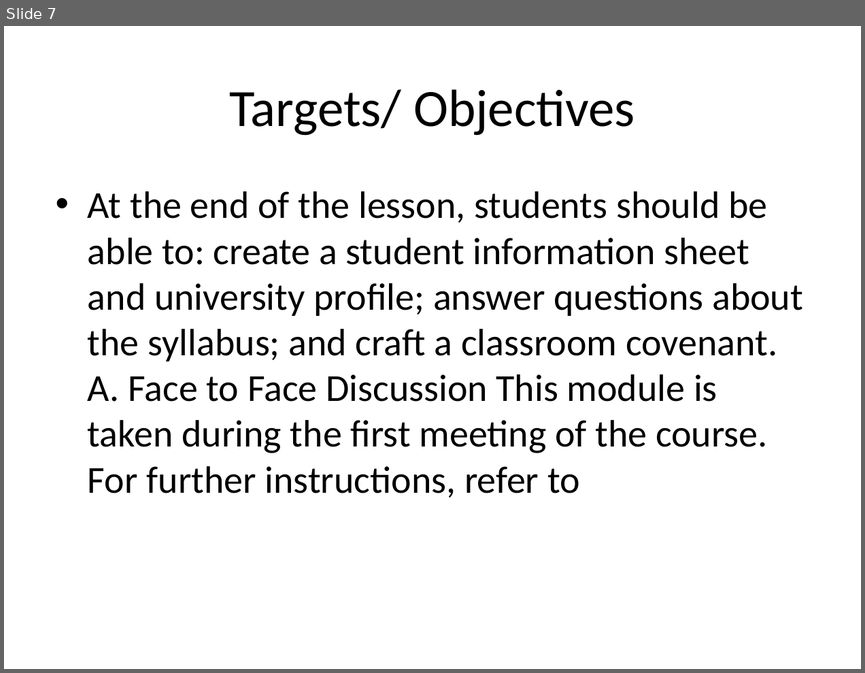
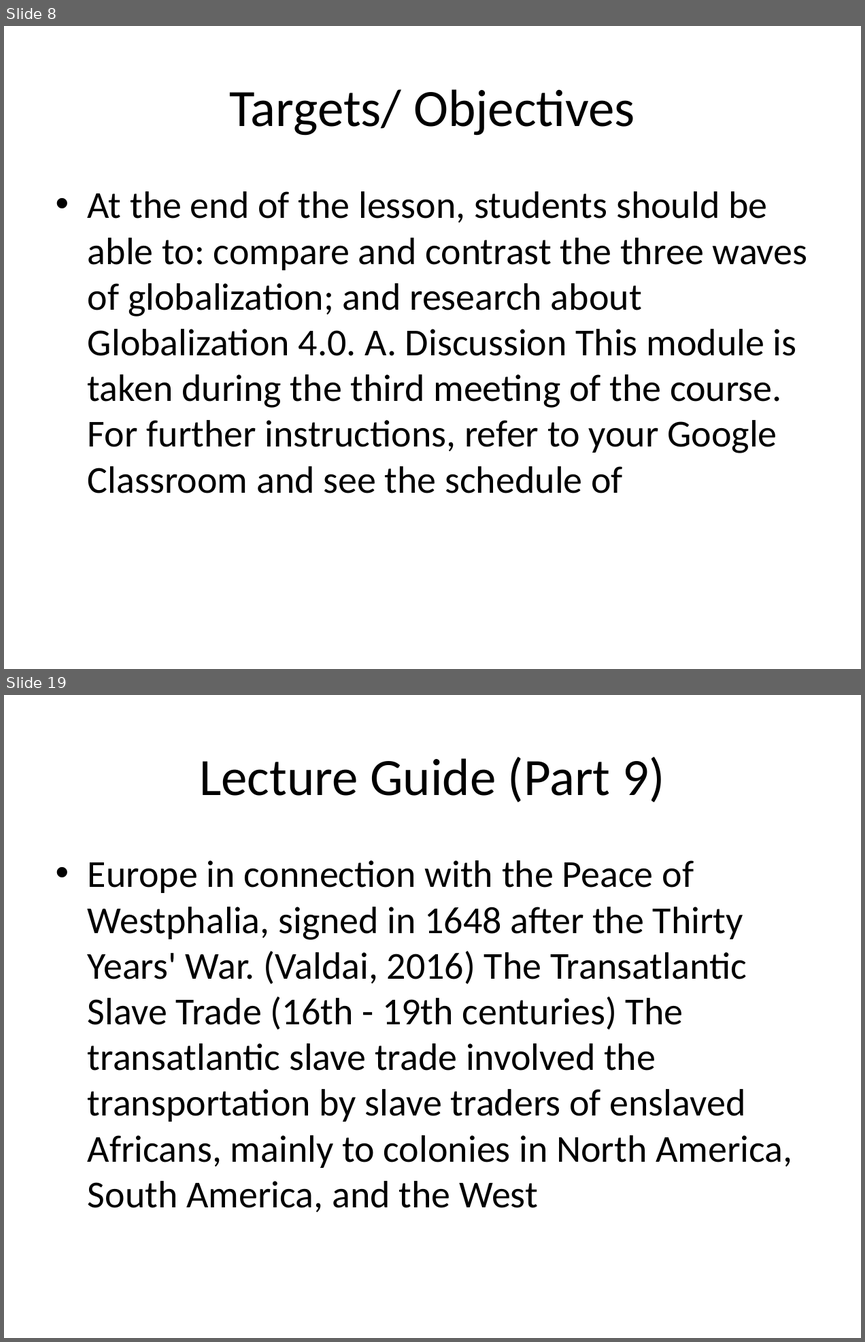
Before and after one commit to ReiJ0J0/PresentFlow_UI, a slide deck: generated/generated_presentation.pptx. Shown one above the other, each under a label of ours: slide 7 before the commit, slides 8 and 19 after it; the slides between them are not shown. The pictures are 865x673 and 865x1342 pixels, drawn with LibreOffice and Linux fonts; fonts in the diff are those of the drawing. Boxes give left, top, right and bottom in pixels: in the first picture for what was removed or moved away, otherwise in the second. Text is boxed around its words. In the diff, an @@ line names an element or a change of style, - is before the commit and + after.

```diff
--- a/generated/generated_presentation.pptx
+++ b/generated/generated_presentation.pptx
@@ slide 19 added at bbox=[4, 695, 861, 1338], background #FFFFFF @@
@@ title added at bbox=[199, 757, 664, 802], 44 pt, text #000000 @@
+Lecture Guide (Part 9)
@@ text added at bbox=[88, 860, 792, 1212], 32 pt, text #000000 @@
+• Europe in connection with the Peace of Westphalia, signed in 1648 after the Thirty Years' War. (Valdai, 2016) The Transatlantic Slave Trade (16th - 19th centuries) The transatlantic slave trade involved the transportation by slave traders of enslaved Africans, mainly to colonies in North America, South America, and the West
@@ what was slide 7 is now slide 8 @@
@@ slide 8 changed as well @@
@@ text at bbox=[88, 191, 808, 493]: text changed @@
-• At the end of the lesson, students should be able to: create a student information sheet and university profile; answer questions about the syllabus; and craft a classroom covenant. A. Face to Face Discussion This module is taken during the first meeting of the course. For further instructions, refer to
+• At the end of the lesson, students should be able to: compare and contrast the three waves of globalization; and research about Globalization 4.0. A. Discussion This module is taken during the third meeting of the course. For further instructions, refer to your Google Classroom and see the schedule of
```
Also in this commit, not shown: 11 other slides changed, 38 other slides added, 38 slides removed, 4 other files.
